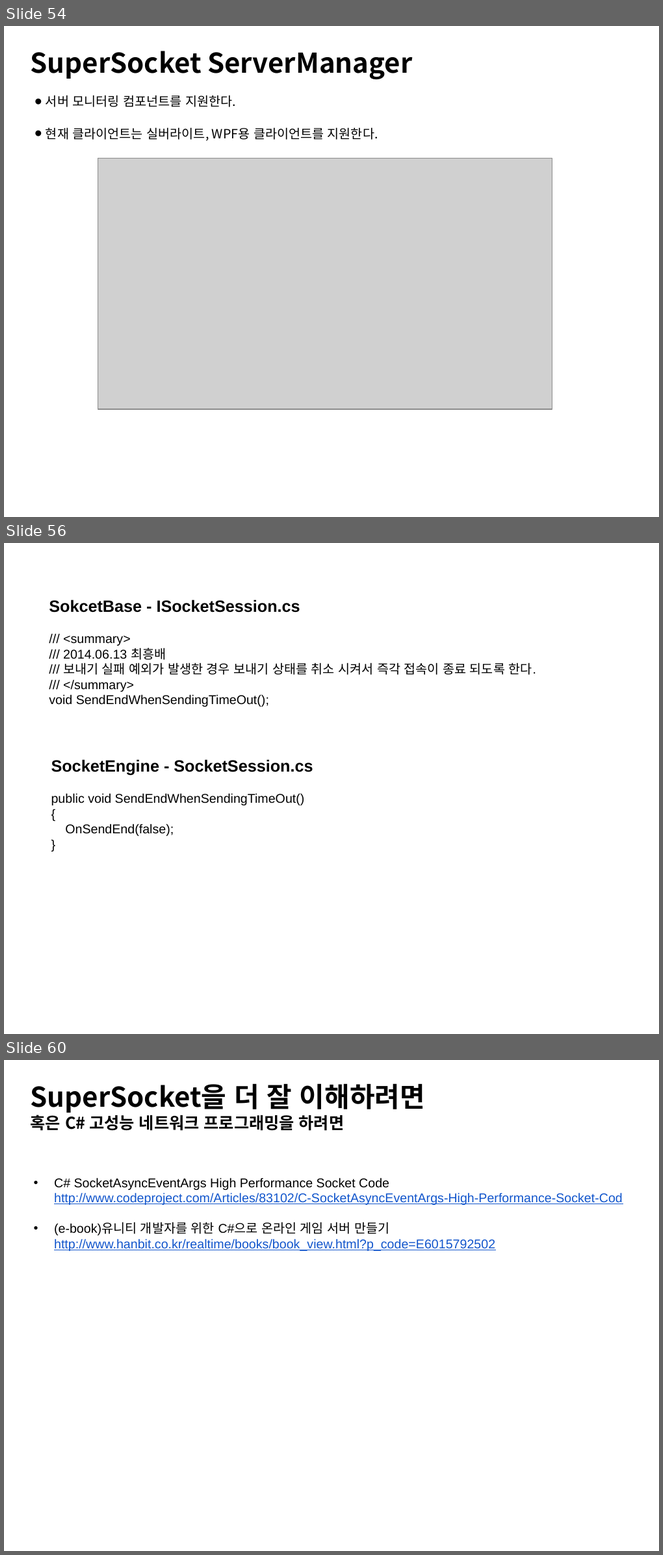
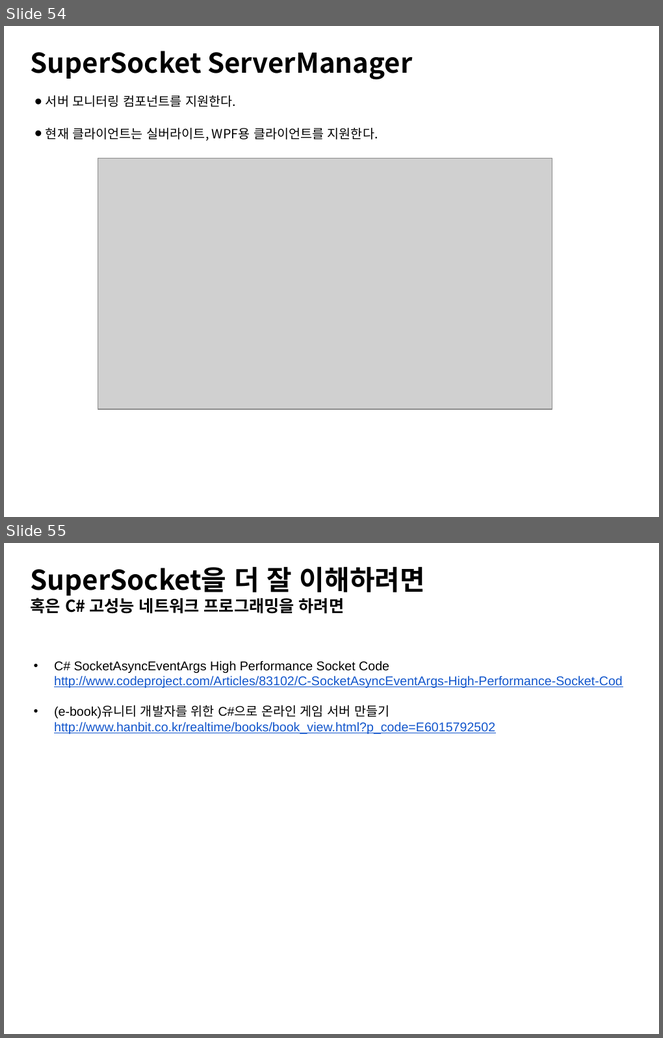
Before and after one commit to jacking75/conf_kgc2016_SuperSocket, a slide deck: {KGC2016]오픈소스 네트워크 엔진 SuperSocket 사용하기.pptx. Shown one above the other, each under a label of ours: slides 54, 56 and 60 before the commit, slides 54 and 55 after it; the slides between them are not shown. The pictures are 663x1555 and 663x1038 pixels, drawn with LibreOffice and Linux fonts; fonts in the diff are those of the drawing; grey boxes stand for pictures. Boxes give left, top, right and bottom in pixels: in the first picture for what was removed or moved away, otherwise in the second. Text is boxed around its words. In the diff, an @@ line names an element or a change of style, - is before the commit and + after.

```diff
--- a/{KGC2016]오픈소스 네트워크 엔진 SuperSocket 사용하기.pptx
+++ b/{KGC2016]오픈소스 네트워크 엔진 SuperSocket 사용하기.pptx
@@ slide 56 removed at box(4, 543, 659, 1034), background #FFFFFF @@
@@ text removed at box(49, 600, 537, 707) @@
-SokcetBase - ISocketSession.cs
-/// <summary>
-/// 2014.06.13 최흥배
-/// 보내기 실패 예외가 발생한 경우 보내기 상태를 취소 시켜서 즉각 접속이 종료 되도록 한다.
-/// </summary>
-void SendEndWhenSendingTimeOut();
@@ text removed at box(51, 759, 313, 836) @@
-SocketEngine - SocketSession.cs
-public void SendEndWhenSendingTimeOut()
-{
-OnSendEnd(false);
-}
@@ what was slide 60 is now slide 55 @@
```
Also in this commit, not shown: 4 slides changed, 1 slide added, 4 other slides removed.
